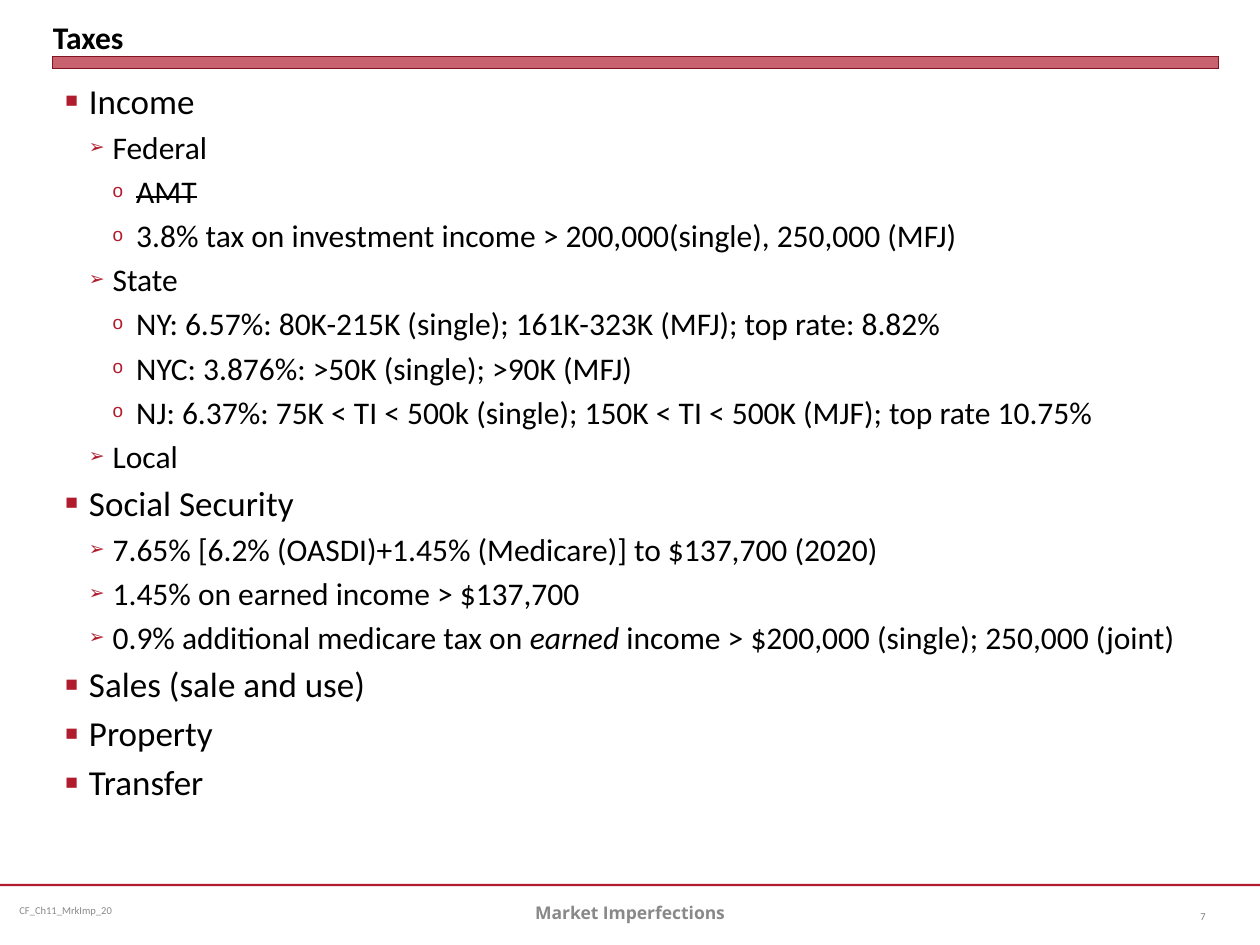
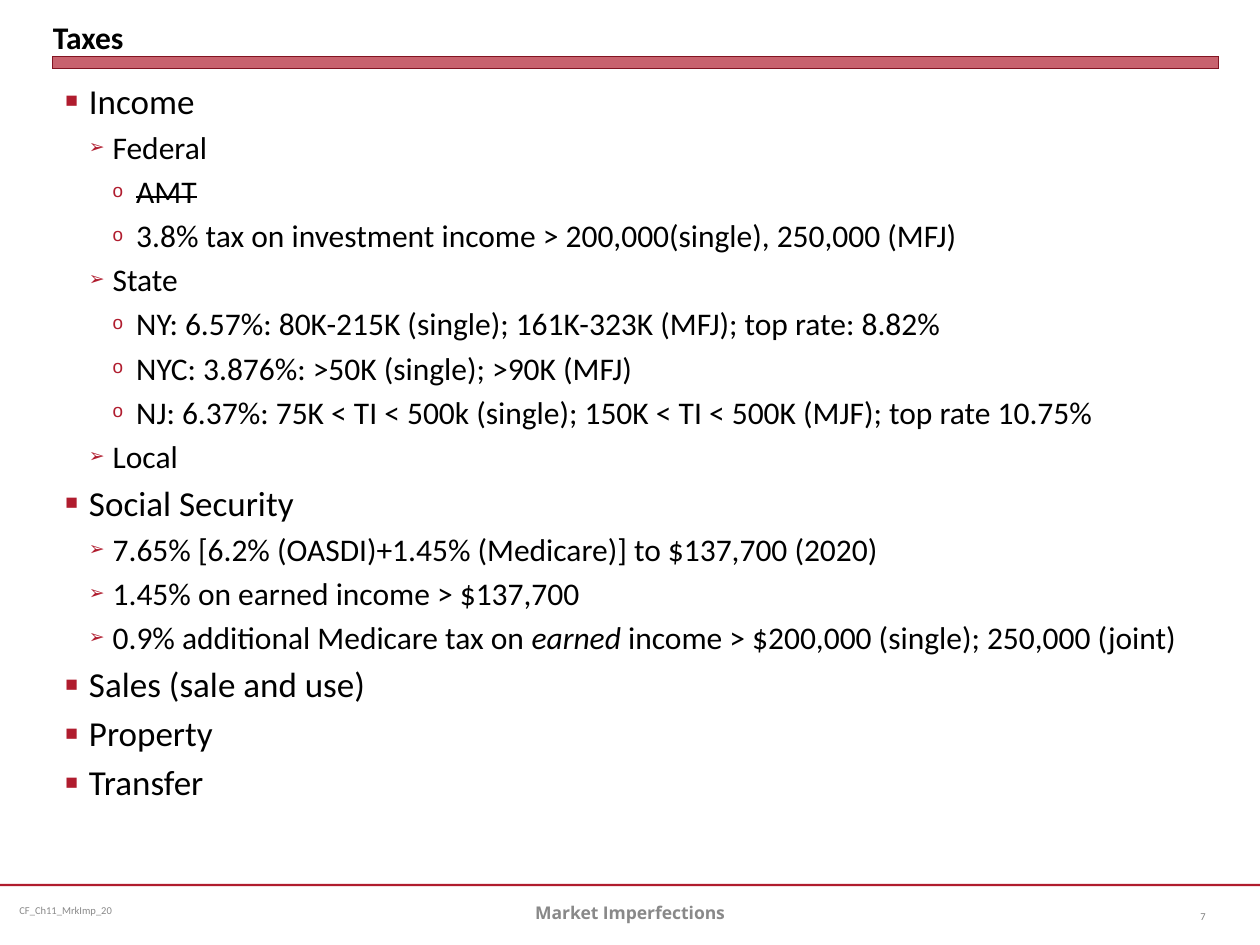
Before and after one commit to jmc877/Corporate-Finance, a slide deck: slide 7 of slides/CF_Ch11_MrkImp_20.pptx. Drawn at 1260x945 pixels with LibreOffice and Linux fonts; fonts in the diff are those of the drawing. Boxes give left, top, right and bottom in pixels: in the first picture for what was removed or moved away, otherwise in the second. Text is boxed around its words. In the diff, an @@ line names an element or a change of style, - is before the commit and + after.

```diff
--- a/slides/CF_Ch11_MrkImp_20.pptx
+++ b/slides/CF_Ch11_MrkImp_20.pptx
@@ text at (x1=113, y1=626, x2=1176, y2=655): text changed @@
-  ➢ 0.9% additional medicare tax on earned income > $200,000 (single); 250,000 (joint)
+  ➢ 0.9% additional Medicare tax on earned income > $200,000 (single); 250,000 (joint)
```
Also in this commit, not shown: 1 other slide changed.
